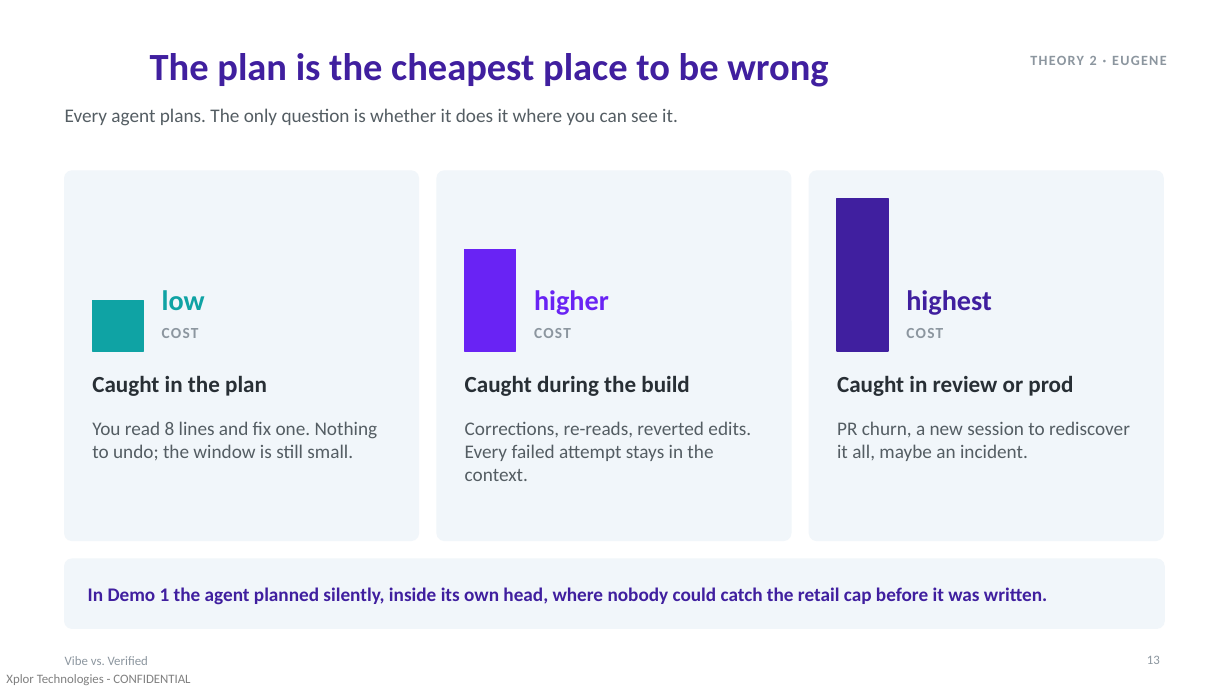
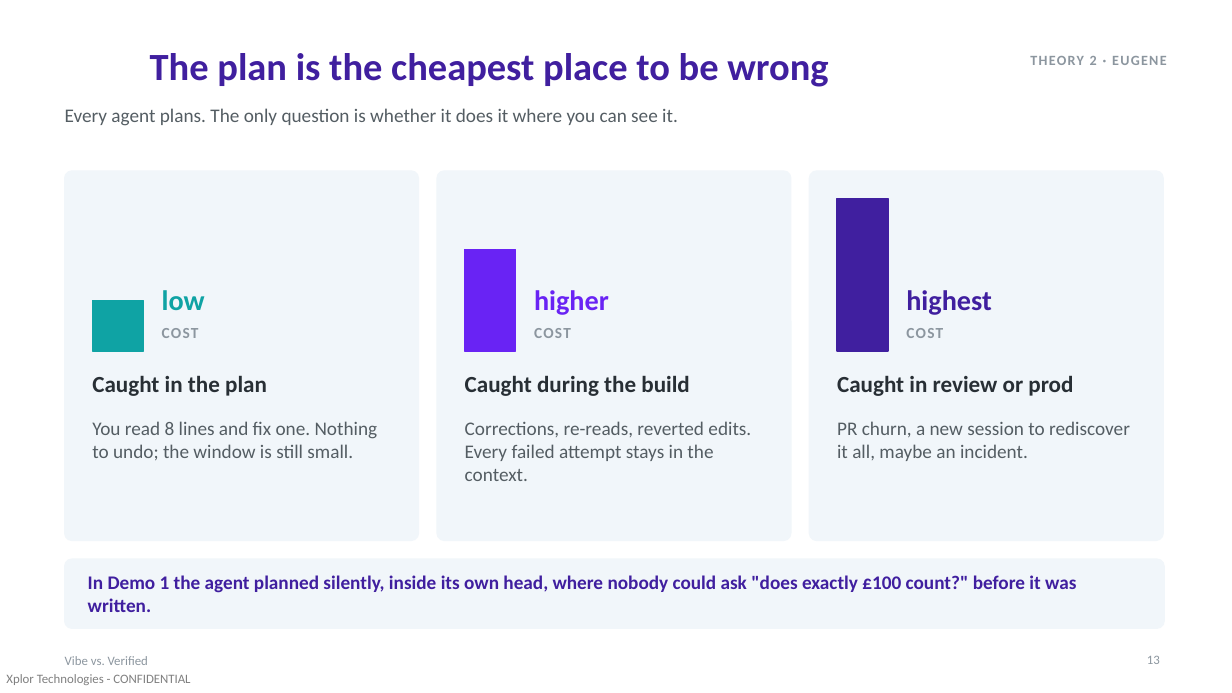
Before and after one commit to AdamMiddendorf/token-efficiency-demo, a slide deck: slide 13 of presentation/vibe-vs-verified.pptx. Drawn at 1232x693 pixels with LibreOffice and Linux fonts; fonts in the diff are those of the drawing. Boxes give left, top, right and bottom in pixels: in the first picture for what was removed or moved away, otherwise in the second. Text is boxed around its words. In the diff, an @@ line names an element or a change of style, - is before the commit and + after.

```diff
--- a/presentation/vibe-vs-verified.pptx
+++ b/presentation/vibe-vs-verified.pptx
@@ text at (88,575,1076,612): text changed @@
-In Demo 1 the agent planned silently, inside its own head, where nobody could catch the retail cap before it was written.
+In Demo 1 the agent planned silently, inside its own head, where nobody could ask "does exactly £100 count?" before it was written.
```
Also in this commit, not shown: 8 other slides changed, 9 other files.
